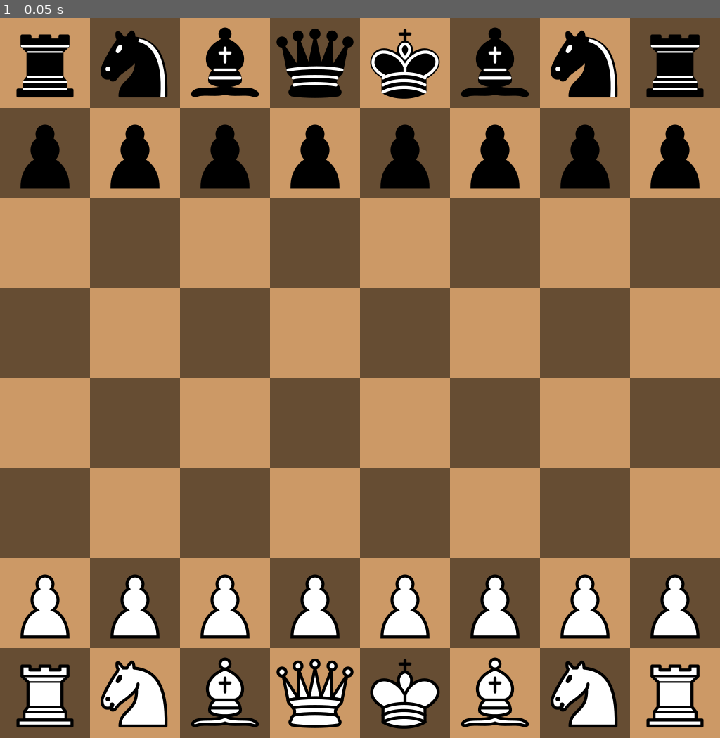
Above: before the commit, frame 1.
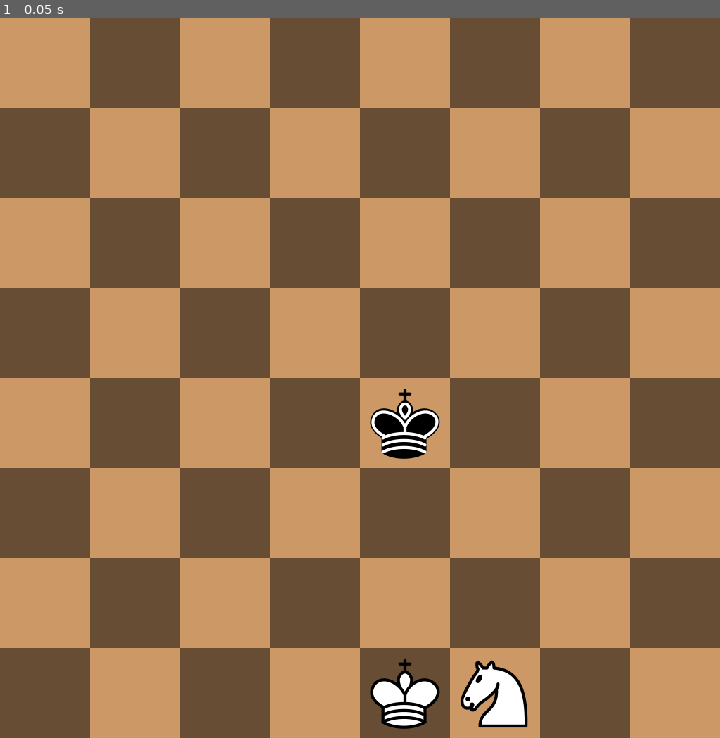
Above: after the commit, the same moment.

Repository: Ma7moudEGY/chess-engine
Game: Godot game, scene res://scenes/Game.tscn
Two runs of this game, one before a commit and one after it. Both use one fixed random seed, a clock stepped at 60 frames per second and the inputs below.
Inputs:
- Up to frame 1 (0.05 s): no input

The runs differ from the first frame. In frame 1, 15% of the frame differs, in the area x 2-98%, y 1-99%.

Commit message:
Add FEN support and track halfmove/fullmove
Introduce FEN import/export and full move/halfmove tracking. Added a start_fen property to the Game scene and exported start_fen/current_fen in game.gd. Implemented board.get_fen() and board.set_fen() plus helpers in board.gd: clearing pieces, FEN <-> piece conversions, algebraic coordinates, castling rights parsing/applying, and en-passant pawn lookup. Game logic now maintains halfmove_clock and fullmove_number, updates them when moves are made (both player and AI), stores previous counters in the moves stack, and restores them on undo. load_fen() initializes board state from a FEN string and init_game resets the counters. Current FEN is updated/printed after moves for debugging.

Diff:
--- a/scenes/Game.tscn
+++ b/scenes/Game.tscn
@@ -5,6 +5,7 @@
 
 [node name="Game" type="Node2D" unique_id=2009748734]
 script = ExtResource("1_qbsmt")
+start_fen = "8/8/8/8/4k3/8/8/4KN2 w - - 0 1"
 
 [node name="Board" type="Node2D" parent="." unique_id=160282334]
 script = ExtResource("2_cpr0p")
--- a/scripts/board.gd
+++ b/scripts/board.gd
@@ -127,6 +127,235 @@
 	pieces.append(piece)
 	_register_piece(piece)
 	piece.visible = true
+
+func clear_pieces():
+	for piece in pieces:
+		piece.queue_free()
+	pieces.clear()
+	piece_map.clear()
+	white_king_pos = Vector2.ZERO
+	black_king_pos = Vector2.ZERO
+	en_passant_target = null
+	en_passant_pawn = null
+
+func get_fen(active_color: Globals.COLORS, halfmove_clock: int, fullmove_number: int) -> String:
+	var rows = []
+	for rank in range(8):
+		var empty_count = 0
+		var row = ""
+		for file in range(8):
+			var piece = get_piece(Vector2(file, rank))
+			if piece == null:
+				empty_count += 1
+				continue
+			if empty_count > 0:
+				row += str(empty_count)
+				empty_count = 0
+			row += _piece_to_fen_char(piece)
+		if empty_count > 0:
+			row += str(empty_count)
+		rows.append(row)
+
+	var active = "w" if active_color == Globals.COLORS.WHITE else "b"
+	var castling = _get_castling_rights()
+	var ep = _coord_to_algebraic(en_passant_target) if en_passant_target != null else "-"
+	return "/".join(rows) + " " + active + " " + castling + " " + ep + " " + str(halfmove_clock) + " " + str(fullmove_number)
+
+func set_fen(fen: String) -> Dictionary:
+	var fields = fen.strip_edges().split(" ")
+	if fields.size() < 6:
+		return {"ok": false}
+
+	var placement = fields[0]
+	var active = fields[1]
+	var castling = fields[2]
+	var ep = fields[3]
+	var halfmove = fields[4]
+	var fullmove = fields[5]
+	var rows = placement.split("/")
+	if rows.size() != 8:
+		return {"ok": false}
+
+	clear_pieces()
+
+	for rank in range(8):
+		var row = rows[rank]
+		var file = 0
+		for i in range(row.length()):
+			var ch = row[i]
+			if ch.is_valid_int():
+				file += int(ch)
+				if file > 8:
+					return {"ok": false}
+				continue
+
+			var piece_type = _fen_char_to_piece_type(ch)
+			if piece_type == null:
+				return {"ok": false}
+			var col = Globals.COLORS.WHITE if (ch.to_upper() == ch) else Globals.COLORS.BLACK
+			var pos = Vector2(file, rank)
+			var piece = piece_scene.instantiate()
+			add_child(piece)
+			piece.init_piece(piece_type, col, pos, self)
+			pieces.append(piece)
+			_register_piece(piece)
+			if piece_type == Globals.PIECE_TYPES.KING:
+				register_king(pos, col)
+			file += 1
+
+		if file != 8:
+			return {"ok": false}
+
+	var active_color = Globals.COLORS.WHITE if active == "w" else Globals.COLORS.BLACK if active == "b" else null
+	if active_color == null:
+		return {"ok": false}
+
+	if not _apply_castling_rights(castling):
+		return {"ok": false}
+
+	if ep != "-":
+		en_passant_target = _algebraic_to_coord(ep)
+		if en_passant_target == null:
+			return {"ok": false}
+		en_passant_pawn = _find_en_passant_pawn(en_passant_target, active_color)
+
+	if not halfmove.is_valid_int() or not fullmove.is_valid_int():
+		return {"ok": false}
+
+	return {"ok": true, "active_color": active_color, "halfmove": int(halfmove), "fullmove": int(fullmove)}
+
+func _get_castling_rights() -> String:
+	var rights = ""
+	var white_king = _find_king(Globals.COLORS.WHITE)
+	var black_king = _find_king(Globals.COLORS.BLACK)
+
+	if white_king != null and not white_king.moved and white_king.board_position == Vector2(4, 7):
+		var rook_h1 = get_piece(Vector2(7, 7))
+		if rook_h1 != null and rook_h1.piece_type == Globals.PIECE_TYPES.ROOK and not rook_h1.moved and rook_h1.color == Globals.COLORS.WHITE:
+			rights += "K"
+		var rook_a1 = get_piece(Vector2(0, 7))
+		if rook_a1 != null and rook_a1.piece_type == Globals.PIECE_TYPES.ROOK and not rook_a1.moved and rook_a1.color == Globals.COLORS.WHITE:
+			rights += "Q"
+
+	if black_king != null and not black_king.moved and black_king.board_position == Vector2(4, 0):
+		var rook_h8 = get_piece(Vector2(7, 0))
+		if rook_h8 != null and rook_h8.piece_type == Globals.PIECE_TYPES.ROOK and not rook_h8.moved and rook_h8.color == Globals.COLORS.BLACK:
+			rights += "k"
+		var rook_a8 = get_piece(Vector2(0, 0))
+		if rook_a8 != null and rook_a8.piece_type == Globals.PIECE_TYPES.ROOK and not rook_a8.moved and rook_a8.color == Globals.COLORS.BLACK:
+			rights += "q"
+
+	return rights if rights != "" else "-"
+
+func _apply_castling_rights(castling: String) -> bool:
+	if castling == "-":
+		castling = ""
+
+	var white_king = _find_king(Globals.COLORS.WHITE)
+	var black_king = _find_king(Globals.COLORS.BLACK)
+
+	for piece in pieces:
+		if piece.piece_type == Globals.PIECE_TYPES.KING or piece.piece_type == Globals.PIECE_TYPES.ROOK:
+			piece.moved = true
+		elif piece.piece_type == Globals.PIECE_TYPES.PAWN:
+			var start_rank = 6 if piece.color == Globals.COLORS.WHITE else 1
+			piece.moved = piece.board_position.y != start_rank
+		else:
+			piece.moved = true
+
+	if white_king != null and white_king.board_position == Vector2(4, 7):
+		if "K" in castling:
+			var rook_h1 = get_piece(Vector2(7, 7))
+			if rook_h1 != null and rook_h1.piece_type == Globals.PIECE_TYPES.ROOK and rook_h1.color == Globals.COLORS.WHITE:
+				white_king.moved = false
+				rook_h1.moved = false
+		if "Q" in castling:
+			var rook_a1 = get_piece(Vector2(0, 7))
+			if rook_a1 != null and rook_a1.piece_type == Globals.PIECE_TYPES.ROOK and rook_a1.color == Globals.COLORS.WHITE:
+				white_king.moved = false
+				rook_a1.moved = false
+
+	if black_king != null and black_king.board_position == Vector2(4, 0):
+		if "k" in castling:
+			var rook_h8 = get_piece(Vector2(7, 0))
+			if rook_h8 != null and rook_h8.piece_type == Globals.PIECE_TYPES.ROOK and rook_h8.color == Globals.COLORS.BLACK:
+				black_king.moved = false
+				rook_h8.moved = false
+		if "q" in castling:
+			var rook_a8 = get_piece(Vector2(0, 0))
+			if rook_a8 != null and rook_a8.piece_type == Globals.PIECE_TYPES.ROOK and rook_a8.color == Globals.COLORS.BLACK:
+				black_king.moved = false
+				rook_a8.moved = false
+
+	return true
+
+func _find_king(col: Globals.COLORS):
+	for piece in pieces:
+		if piece.piece_type == Globals.PIECE_TYPES.KING and piece.color == col:
+			return piece
+	return null
+
+func _coord_to_algebraic(pos: Vector2) -> String:
+	var file = int(pos.x)
+	var rank = 8 - int(pos.y)
+	return char(97 + file) + str(rank)
+
+func _algebraic_to_coord(square: String):
+	if square.length() != 2:
+		return null
+	var file_char = square[0].to_lower()
+	var rank_char = square[1]
+	if file_char < "a" or file_char > "h" or not rank_char.is_valid_int():
+		return null
+	var file = int(file_char.unicode_at(0) - 97)
+	var rank = int(rank_char)
+	if rank < 1 or rank > 8:
+		return null
+	return Vector2(file, 8 - rank)
+
+func _find_en_passant_pawn(target: Vector2, active_color: Globals.COLORS):
+	var pawn_y = target.y - 1 if active_color == Globals.COLORS.WHITE else target.y + 1
+	var pawn_pos = Vector2(target.x, pawn_y)
+	var pawn = get_piece(pawn_pos)
+	if pawn != null and pawn.piece_type == Globals.PIECE_TYPES.PAWN and pawn.color != active_color:
+		return pawn
+	return null
+
+func _fen_char_to_piece_type(ch: String):
+	match ch.to_lower():
+		"p":
+			return Globals.PIECE_TYPES.PAWN
+		"r":
+			return Globals.PIECE_TYPES.ROOK
+		"n":
+			return Globals.PIECE_TYPES.KNIGHT
+		"b":
+			return Globals.PIECE_TYPES.BISHOP
+		"q":
+			return Globals.PIECE_TYPES.QUEEN
+		"k":
+			return Globals.PIECE_TYPES.KING
+		_:
+			return null
+
+func _piece_to_fen_char(piece) -> String:
+	var ch := ""
+	match piece.piece_type:
+		Globals.PIECE_TYPES.PAWN:
+			ch = "p"
+		Globals.PIECE_TYPES.ROOK:
+			ch = "r"
+		Globals.PIECE_TYPES.KNIGHT:
+			ch = "n"
+		Globals.PIECE_TYPES.BISHOP:
+			ch = "b"
+		Globals.PIECE_TYPES.QUEEN:
+			ch = "q"
+		Globals.PIECE_TYPES.KING:
+			ch = "k"
+	if piece.color == Globals.COLORS.WHITE:
+		return ch.to_upper()
+	return ch
 
 func beam_search_threat(own_color, cur_x, cur_y, inc_x, inc_y):
 	var threat_pos = []
--- a/scripts/game.gd
+++ b/scripts/game.gd
@@ -1,9 +1,14 @@
 extends Node2D
+
+@export var start_fen: String
+@export var current_fen: String
 
 var game_over
 var player_color
 var status
 var player2_type
+var halfmove_clock := 0
+var fullmove_number := 1
 
 const DEBUG_LOG := false
 
@@ -14,7 +19,7 @@
 
 var pending_promotion_pawn = null
 
-# [from, to, moved, captured, prev_type, rook, rook_from, rook_to, rook_prev_moved, prev_ep_target, prev_ep_pawn, was_in_check]
+# [from, to, moved, captured, prev_type, rook, rook_from, rook_to, rook_prev_moved, prev_ep_target, prev_ep_pawn, was_in_check, prev_halfmove, prev_fullmove]
 var moves = []
 
 @onready var board = $Board
@@ -28,6 +33,8 @@
 
 func _ready() -> void:
 	init_game()
+	if start_fen != "":
+		load_fen(start_fen)
 	ui_control.hide()
 	promotion_ui.hide()
 
@@ -96,6 +103,30 @@
 	player_color = Globals.COLORS.WHITE
 	status = Globals.COLORS.WHITE
 	player2_type = Globals.PLAYER_2_TYPE.AI # change to ai later
+	halfmove_clock = 0
+	fullmove_number = 1
+
+func get_fen() -> String:
+	return board.get_fen(status, halfmove_clock, fullmove_number)
+
+func load_fen(fen: String) -> bool:
+	clear_selection()
+	board.clear_move_markers()
+	board.clear_check_marker()
+	pending_promotion_pawn = null
+	moves.clear()
+	board.en_passant_target = null
+	board.en_passant_pawn = null
+
+	var result = board.set_fen(fen)
+	if not result.get("ok", false):
+		return false
+
+	status = result["active_color"]
+	halfmove_clock = result["halfmove"]
+	fullmove_number = result["fullmove"]
+	game_over = false
+	return true
 
 func undo_move():
 	if !moves.is_empty():
@@ -127,7 +158,13 @@
 		else:
 			board.clear_check_marker()
 
+		if move.size() > 12:
+			halfmove_clock = move[12]
+			fullmove_number = move[13]
+
 		status = Globals.COLORS.BLACK if status == Globals.COLORS.WHITE else Globals.COLORS.WHITE
+
+		current_fen = get_fen()
 
 # func redo_move():
 # 	if current_move < len(moves):
@@ -200,8 +237,15 @@
 				promotion_ui.show()
 
 		var in_check = is_king_in_check(status)
-
-		moves.append([selected_piece.board_position, to_move, selected_piece.moved, dest_piece, prev_type, rook, rook_from, rook_to, rook_prev_moved, prev_ep_target, prev_ep_pawn, in_check])
+		var prev_halfmove = halfmove_clock
+		var prev_fullmove = fullmove_number
+		var is_pawn_move = selected_piece.piece_type == Globals.PIECE_TYPES.PAWN
+		var is_capture = dest_piece != null and dest_piece.color != selected_piece.color
+		halfmove_clock = 0 if is_pawn_move or is_capture else halfmove_clock + 1
+		if status == Globals.COLORS.BLACK:
+			fullmove_number += 1
+
+		moves.append([selected_piece.board_position, to_move, selected_piece.moved, dest_piece, prev_type, rook, rook_from, rook_to, rook_prev_moved, prev_ep_target, prev_ep_pawn, in_check, prev_halfmove, prev_fullmove])
 		selected_piece.move_position(to_move)
 
 		if selected_piece.piece_type == Globals.PIECE_TYPES.PAWN and abs(to_move.y - moves[-1][0].y) == 2:
@@ -217,6 +261,9 @@
 		var king_pos = board.white_king_pos if status == Globals.COLORS.WHITE else board.black_king_pos
 		if is_king_in_check(status):
 			board.draw_check_marker(king_pos)
+
+		current_fen = get_fen()
+		print(current_fen)
 
 		if DEBUG_LOG:
 			print(moves)
@@ -426,8 +473,15 @@
 		board.en_passant_pawn = null
 
 		var in_check = is_king_in_check(status)
-
-		moves.append([piece.board_position, move[1], piece.moved, dest_piece, prev_type, rook, rook_from, rook_to, rook_prev_moved, prev_ep_target, prev_ep_pawn, in_check])
+		var prev_halfmove = halfmove_clock
+		var prev_fullmove = fullmove_number
+		var is_pawn_move = piece.piece_type == Globals.PIECE_TYPES.PAWN
+		var is_capture = dest_piece != null and dest_piece.color != piece.color
+		halfmove_clock = 0 if is_pawn_move or is_capture else halfmove_clock + 1
+		if status == Globals.COLORS.BLACK:
+			fullmove_number += 1
+
+		moves.append([piece.board_position, move[1], piece.moved, dest_piece, prev_type, rook, rook_from, rook_to, rook_prev_moved, prev_ep_target, prev_ep_pawn, in_check, prev_halfmove, prev_fullmove])
 		piece.move_position(pos)
 		if piece.piece_type == Globals.PIECE_TYPES.PAWN:
 			if (piece.color == Globals.COLORS.WHITE and pos.y == 0) or (piece.color == Globals.COLORS.BLACK and pos.y == 7):
@@ -446,6 +500,10 @@
 		var king_pos = board.white_king_pos if status == Globals.COLORS.WHITE else board.black_king_pos
 		if is_king_in_check(status):
 			board.draw_check_marker(king_pos)
+
+		current_fen = get_fen()
+		print(current_fen)
+
 
 		evaluate_end_game()
 
